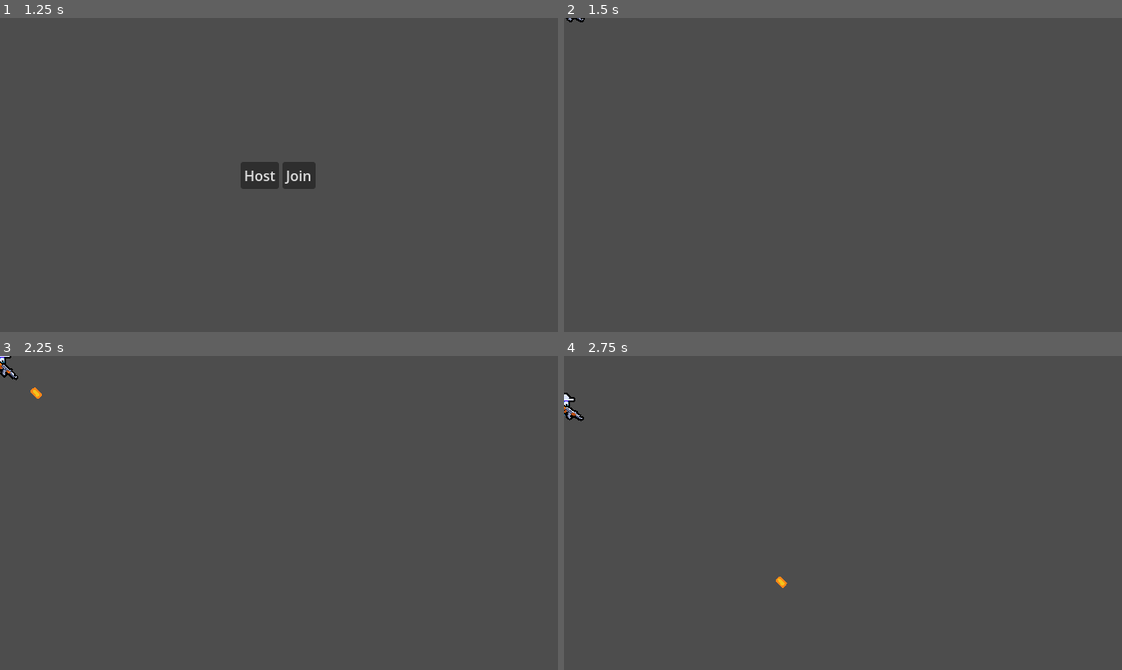
Above: before the commit, frames 1-4 (two rows, left to right).
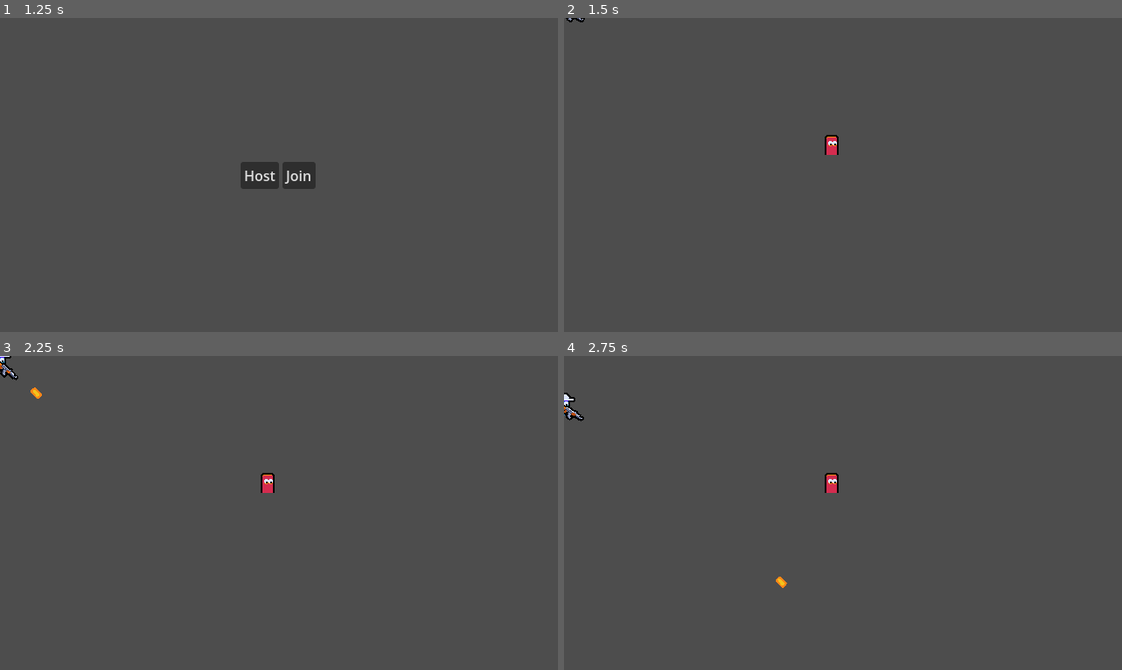
Above: after the commit, the same moments.

Repository: mpowell773/Godot_Multiplayer_Tut
Game: Godot game, scene res://ui/main_menu/main_menu.tscn
Two runs of this game, one before a commit and one after it. Both use one fixed random seed, a clock stepped at 60 frames per second and the inputs below.
Inputs (mouse positions are in pixels of both pictures, inside the frame that each line leads up to):
- Up to frame 1 (1.25 s): tap Enter at 0.5 s; move the mouse to (401, 159) at 0.52 s; press the mouse at (401, 159) at 0.53 s; hold D (move_right) from 0.53 s (still down)
- Up to frame 2 (1.5 s): release D (move_right) at 1.25 s; release the mouse at (965, 159) at 1.25 s; click "Host" at 1.25 s
- Up to frame 3 (2.25 s): tap Space at 2 s; move the mouse to (167, 528) at 2.02 s; hold S (move_down) from 2.03 s (still down); click (167, 528) at 2.1 s
- Up to frame 4 (2.75 s): keep holding S (move_down)

Frame 1 is identical in both runs. In frame 2, 0.2% of the frame differs, in the area x 46-50%, y 37-44%; in frame 3, 0.2%; in frame 4, 0.2%.

Commit message:
Add enemy scene with basic setup

Diff:
--- /dev/null
+++ b/entities/enemy/enemy.tscn
@@ -0,0 +1,17 @@
+[gd_scene format=3 uid="uid://dea55va7q7xfs"]
+
+[ext_resource type="Texture2D" uid="uid://cjhqe0oj660u5" path="res://entities/enemy/enemy_medium.png" id="1_ksmh7"]
+
+[sub_resource type="CircleShape2D" id="CircleShape2D_g4v7s"]
+radius = 4.0
+
+[node name="Enemy" type="CharacterBody2D" unique_id=1328615749]
+
+[node name="Sprite2D" type="Sprite2D" parent="." unique_id=1304602737]
+texture = ExtResource("1_ksmh7")
+centered = false
+offset = Vector2(-8, -23)
+
+[node name="CollisionShape2D" type="CollisionShape2D" parent="." unique_id=321391050]
+position = Vector2(0, -4)
+shape = SubResource("CircleShape2D_g4v7s")
--- a/main.tscn
+++ b/main.tscn
@@ -1,6 +1,7 @@
 [gd_scene format=3 uid="uid://cxgeu56nx8jw0"]
 
 [ext_resource type="Script" uid="uid://dbf80enmey3dy" path="res://main.gd" id="1_ig7tw"]
+[ext_resource type="PackedScene" uid="uid://dea55va7q7xfs" path="res://entities/enemy/enemy.tscn" id="2_0xm2m"]
 
 [node name="Main" type="Node" unique_id=490898903]
 script = ExtResource("1_ig7tw")
@@ -8,3 +9,6 @@
 [node name="MultiplayerSpawner" type="MultiplayerSpawner" parent="." unique_id=1327038342]
 _spawnable_scenes = PackedStringArray("uid://cmsm71jq22qef")
 spawn_path = NodePath("..")
+
+[node name="Enemy" parent="." unique_id=1328615749 instance=ExtResource("2_0xm2m")]
+position = Vector2(307, 157)
Binary file added: entities/enemy/boss_medium.png
Not shown, added: entities/enemy/boss_medium.png.import
Binary file added: entities/enemy/enemy_medium.png
Not shown, added: entities/enemy/enemy_medium.png.import
